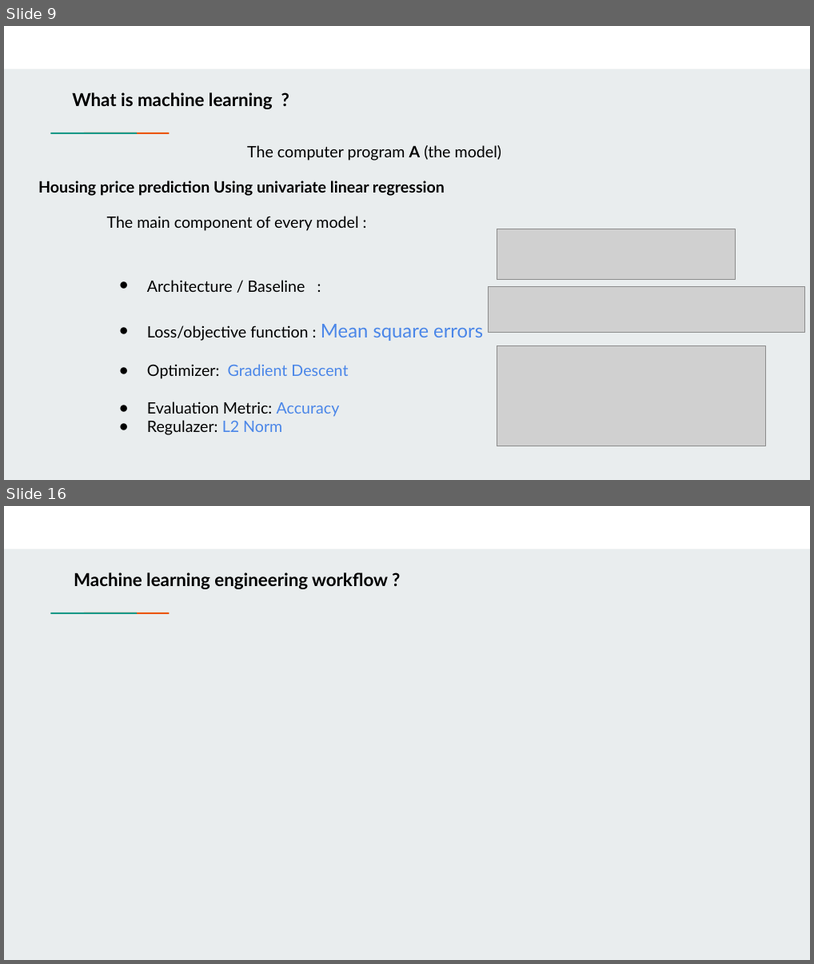
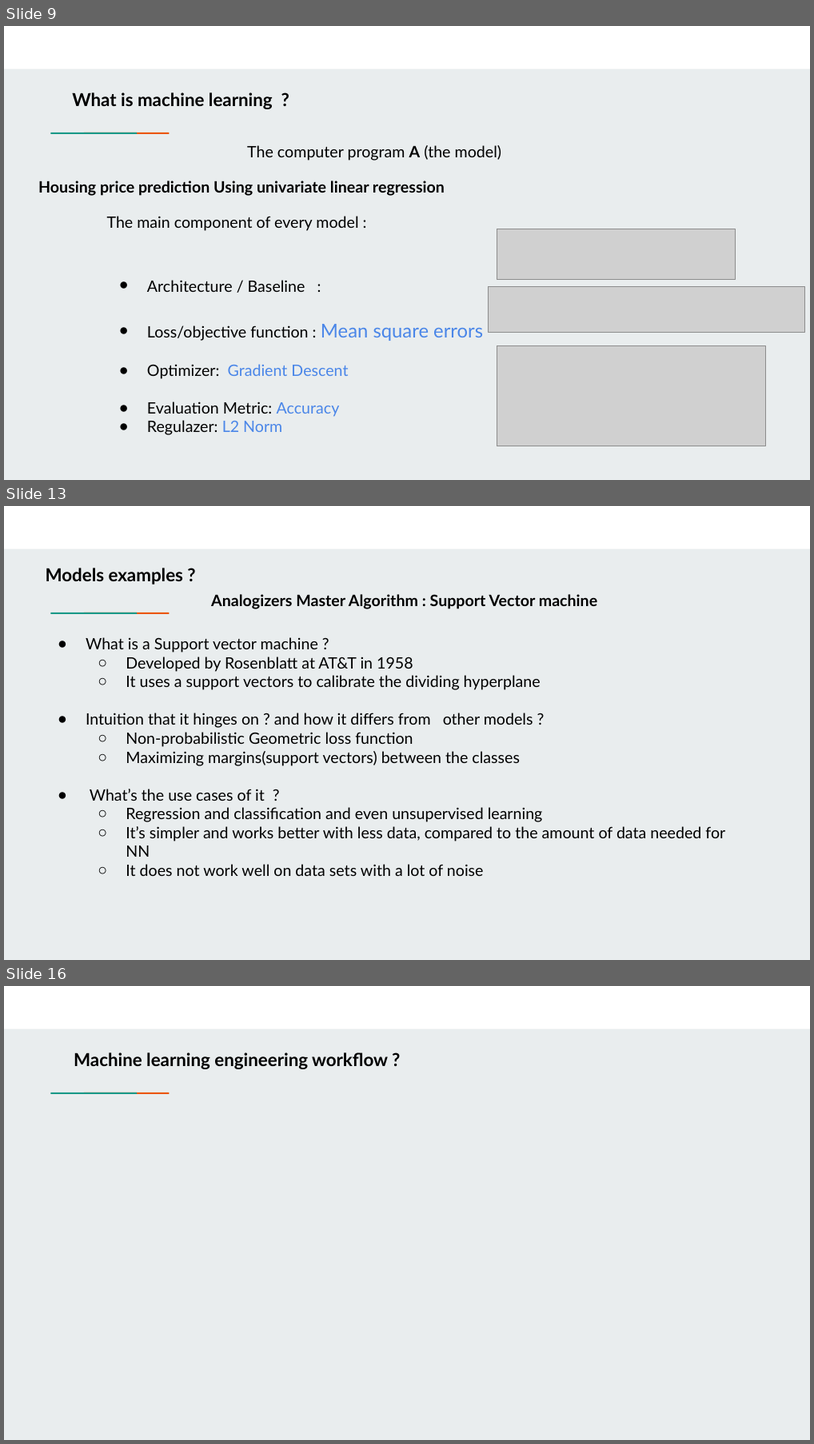
Before and after one commit to farouqBenarous/Machine_Learning_101_Workshop, a slide deck: 20-03-2021/Presentation/Machine learning 101.pptx. Shown one above the other, each under a label of ours: slides 9 and 16 before the commit, slides 9, 13 and 16 after it; the slides between them are not shown. The pictures are 814x964 and 814x1444 pixels, drawn with LibreOffice and Linux fonts; fonts in the diff are those of the drawing; grey boxes stand for pictures. Boxes give left, top, right and bottom in pixels: in the first picture for what was removed or moved away, otherwise in the second. Text is boxed around its words. In the diff, an @@ line names an element or a change of style, - is before the commit and + after.

Commit message:
add the svm example code and presentation

```diff
--- a/20-03-2021/Presentation/Machine learning 101.pptx
+++ b/20-03-2021/Presentation/Machine learning 101.pptx
@@ slide 13 added at bbox=[4, 506, 810, 960], background #E9EDEE; not listed: 3 template elements that a slide beside it also shows @@
@@ text added at bbox=[46, 568, 183, 584], 16 pt, text #000000, bold @@
+Models examples ?
@@ text added at bbox=[211, 594, 598, 609], 14 pt, text #000000, bold @@
+Analogizers Master Algorithm : Support Vector machine
@@ text added at bbox=[86, 637, 726, 876], 14 pt, text #000000 @@
+● What is a Support vector machine ?
+  ○ Developed by Rosenblatt at AT&T in 1958
+  ○ It uses a support vectors to calibrate the dividing hyperplane
+● Intuition that it hinges on ? and how it differs from other models ?
+  ○ Non-probabilistic Geometric loss function
+  ○ Maximizing margins(support vectors) between the classes
+● What’s the use cases of it ?
+  ○ Regression and classification and even unsupervised learning
+  ○ It’s simpler and works better with less data, compared to the amount of data needed for NN
+  ○ It does not work well on data sets with a lot of noise
```
Also in this commit, not shown: 8 slides changed, 1 other slide added, 1 slide removed, 2 other files.
